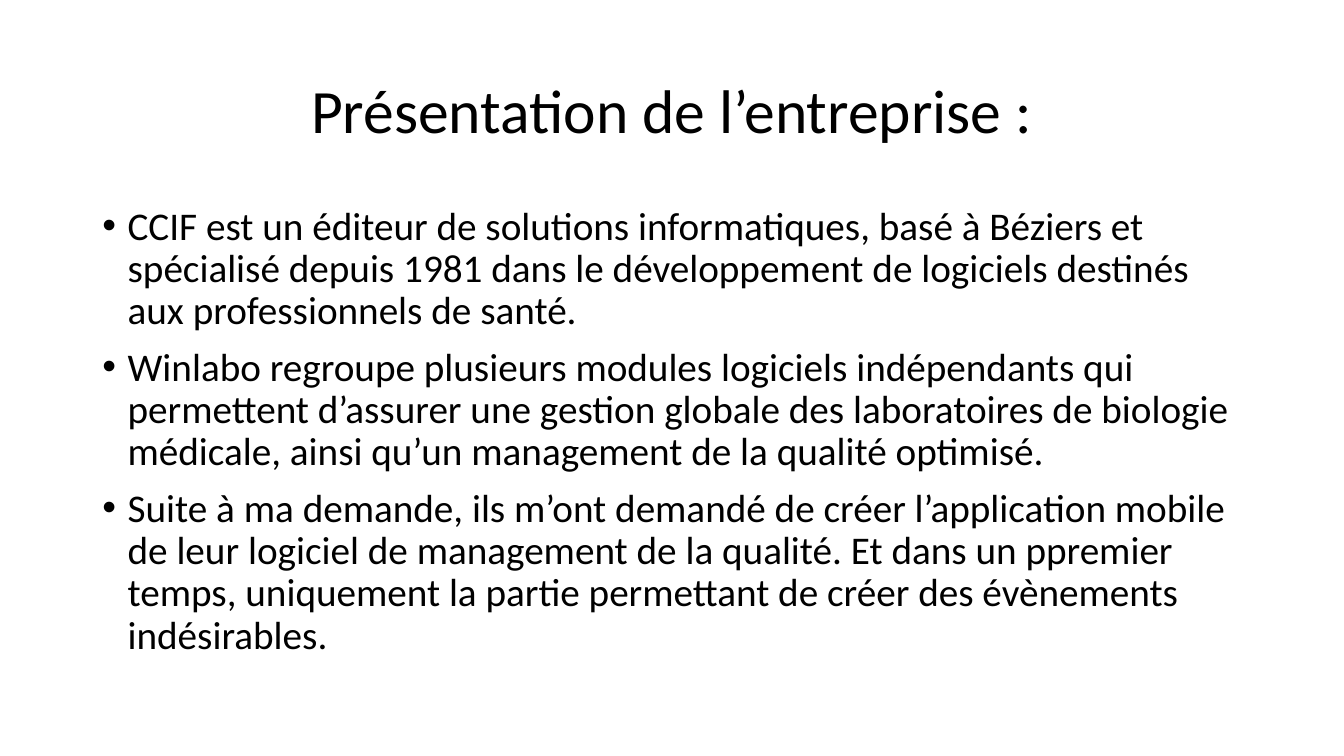
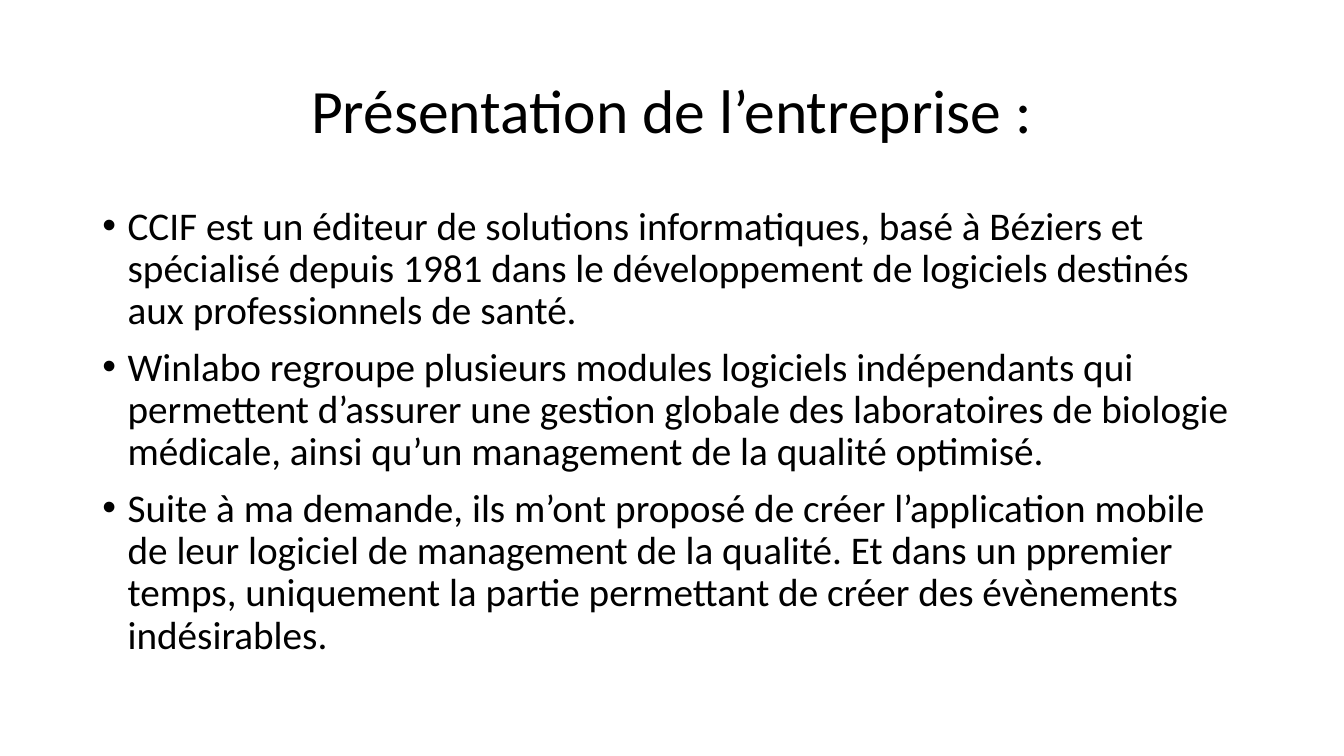
Before and after one commit to Alexandrerollin/Andre, a slide deck: slide 2 of PPT/PFR.pptx. Drawn at 1344x756 pixels with LibreOffice and Linux fonts; fonts in the diff are those of the drawing. Boxes give left, top, right and bottom in pixels: in the first picture for what was removed or moved away, otherwise in the second. Text is boxed around its words. In the diff, an @@ line names an element or a change of style, - is before the commit and + after.

```diff
--- a/PPT/PFR.pptx
+++ b/PPT/PFR.pptx
@@ text at (128,494,1205,650): text changed @@
-• Suite à ma demande, ils m’ont demandé de créer l’application mobile de leur logiciel de management de la qualité. Et dans un ppremier temps, uniquement la partie permettant de créer des évènements indésirables.
+• Suite à ma demande, ils m’ont proposé de créer l’application mobile de leur logiciel de management de la qualité. Et dans un ppremier temps, uniquement la partie permettant de créer des évènements indésirables.
```
Also in this commit, not shown: 2 other slides changed, 20 slides added, 4 slides removed, 1 other file.
